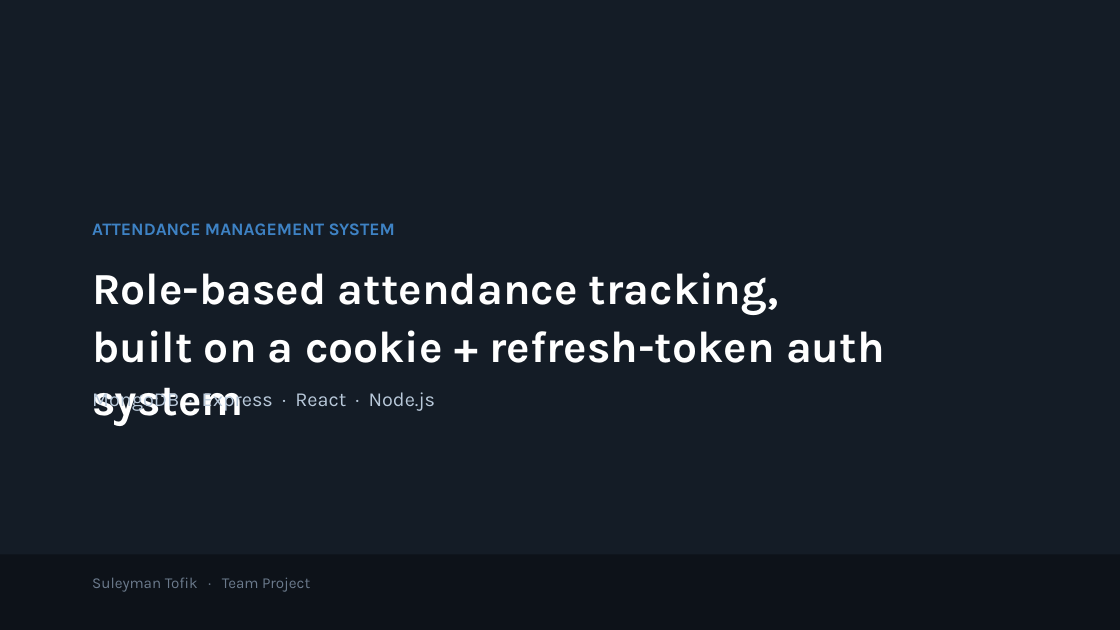
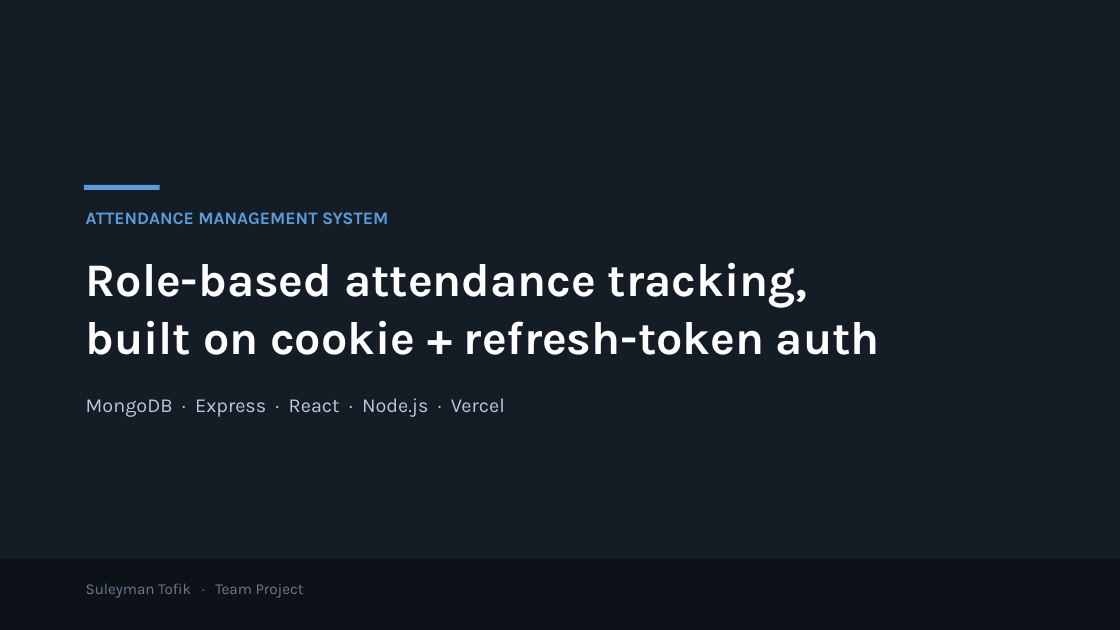
Before and after one commit to suleymantofik0-byte/attendance-system, a slide deck: slide 1 of Attendance-System-Presentation.pptx. Drawn at 1120x630 pixels with LibreOffice and Linux fonts; fonts in the diff are those of the drawing. Boxes give left, top, right and bottom in pixels: in the first picture for what was removed or moved away, otherwise in the second. Text is boxed around its words. In the diff, an @@ line names an element or a change of style, - is before the commit and + after.

```diff
--- a/Attendance-System-Presentation.pptx
+++ b/Attendance-System-Presentation.pptx
@@ text "ATTENDANCE MANAGEMENT SYSTEM": place and size @@
-text "ATTENDANCE MANAGEMENT SYSTEM" at box(92, 223, 395, 235)
+text "ATTENDANCE MANAGEMENT SYSTEM" at box(86, 212, 388, 224)
@@ text "ATTENDANCE MANAGEMENT SYSTEM" at box(86, 212, 388, 224): text colour #3E82C4 to #5B9BD8 @@
@@ rectangle added at box(84, 185, 160, 190), fill #5B9BD8 @@
@@ text "Role-based attendance tracking,": place and size @@
-text "Role-based attendance tracking," at box(92, 272, 885, 363)
+text "Role-based attendance tracking," at box(86, 262, 880, 355)
@@ text at box(86, 262, 807, 307): size 38 to 40 pt in "Role-based attendance tracking,"; less space between paragraphs @@
@@ text at box(86, 320, 880, 355): text changed; size 38 to 40 pt @@
-built on a cookie + refresh-token auth system
+built on cookie + refresh-token auth
@@ text at box(86, 398, 505, 417): text changed @@
-MongoDB · Express · React · Node.js
+MongoDB · Express · React · Node.js · Vercel
@@ rectangle: place and size @@
-rectangle at box(0, 555, 1120, 630)
+rectangle at box(0, 559, 1120, 630)
@@ text "Suleyman Tofik · Team Project": place and size @@
-text "Suleyman Tofik · Team Project" at box(92, 577, 310, 592)
+text "Suleyman Tofik · Team Project" at box(86, 583, 304, 598)
```
Also in this commit, not shown: 12 other slides changed.
